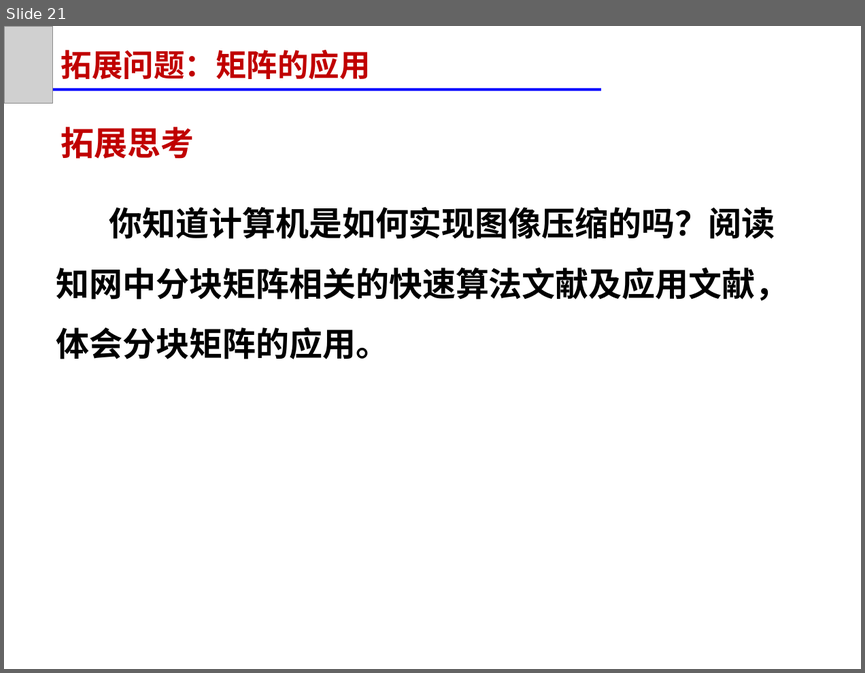
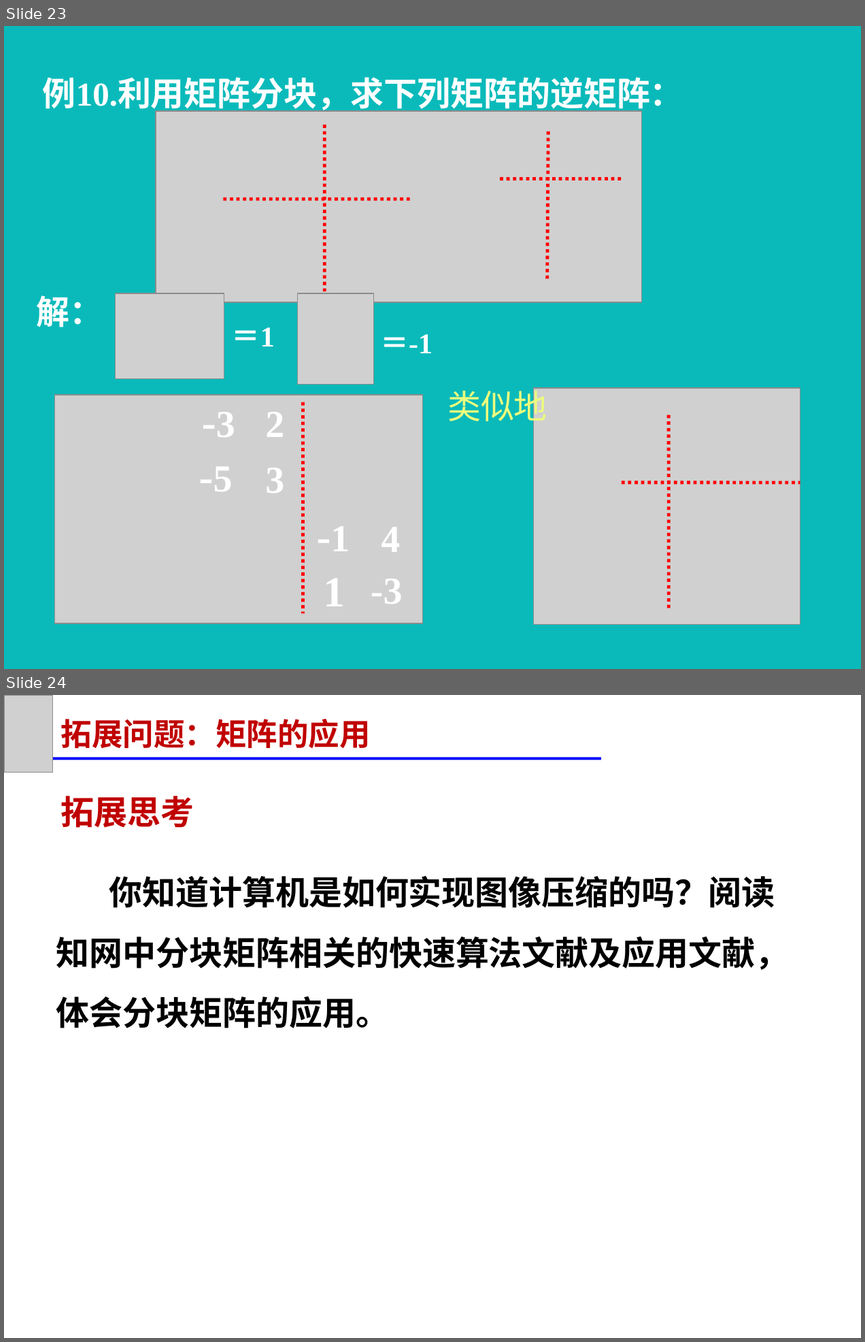
Before and after one commit to zeemeil/zeemeil.github.io, a slide deck: files/2025_2_LM/1028_0204.pptx. Shown one above the other, each under a label of ours: slide 21 before the commit, slides 23 and 24 after it. The pictures are 865x673 and 865x1342 pixels, drawn with LibreOffice and Linux fonts; fonts in the diff are those of the drawing; grey boxes stand for pictures. Boxes give left, top, right and bottom in pixels: in the first picture for what was removed or moved away, otherwise in the second. Text is boxed around its words. In the diff, an @@ line names an element or a change of style, - is before the commit and + after.

```diff
--- a/files/2025_2_LM/1028_0204.pptx
+++ b/files/2025_2_LM/1028_0204.pptx
@@ slide 23 added at (x1=4, y1=26, x2=861, y2=669), background #0ABABA @@
@@ text added at (x1=43, y1=77, x2=683, y2=114), 28 pt, text #FFFFFF, bold @@
+例10.利用矩阵分块，求下列矩阵的逆矩阵：
@@ picture added at (x1=156, y1=111, x2=641, y2=302) @@
@@ line added from (324, 125) to (324, 292), #FF0000 2.75 pt dashed @@
@@ line added from (548, 131) to (547, 281), #FF0000 2.75 pt dashed @@
@@ line added from (500, 178) to (621, 178), #FF0000 2.75 pt dashed @@
@@ line added from (224, 199) to (413, 199), #FF0000 2.75 pt dashed @@
@@ text added at (x1=36, y1=295, x2=103, y2=327), 28 pt, text #FFFFFF, bold @@
+解：
@@ picture added at (x1=116, y1=293, x2=224, y2=379) @@
@@ picture added at (x1=298, y1=293, x2=374, y2=384) @@
@@ text added at (x1=232, y1=327, x2=275, y2=346), 24 pt, text #FFFFFF, bold @@
+＝1
@@ text added at (x1=380, y1=334, x2=432, y2=353), 24 pt, text #FFFFFF, bold @@
+＝-1
@@ text added at (x1=447, y1=387, x2=547, y2=427), 28 pt, text #ECFB7D @@
+类似地
@@ picture added at (x1=534, y1=388, x2=800, y2=624) @@
@@ picture added at (x1=54, y1=395, x2=423, y2=623) @@
@@ text added at (x1=216, y1=412, x2=235, y2=437), 36 pt, text #FFFFFF, bold @@
+-3
@@ text added at (x1=265, y1=412, x2=284, y2=437), 32 pt, text #FFFFFF, bold @@
+2
@@ line added from (303, 402) to (303, 613), #FF0000 2.75 pt dashed @@
@@ line added from (669, 415) to (669, 608), #FF0000 2.75 pt dashed @@
@@ text added at (x1=213, y1=467, x2=232, y2=491), 36 pt, text #FFFFFF, bold @@
+-5
@@ text added at (x1=265, y1=467, x2=284, y2=492), 32 pt, text #FFFFFF, bold @@
+3
@@ line added from (621, 482) to (800, 482), #FF0000 2.75 pt dashed @@
@@ text added at (x1=330, y1=526, x2=349, y2=551), 36 pt, text #FFFFFF, bold @@
+-1
@@ text added at (x1=381, y1=527, x2=400, y2=552), 32 pt, text #FFFFFF, bold @@
+4
@@ text added at (x1=323, y1=578, x2=345, y2=606), 36 pt, text #FFFFFF, bold @@
+1
@@ text added at (x1=371, y1=578, x2=402, y2=603), 32 pt, text #FFFFFF, bold @@
+-3
@@ what was slide 21 is now slide 24 @@
```
Also in this commit, not shown: 2 other slides added, 4 other files.
